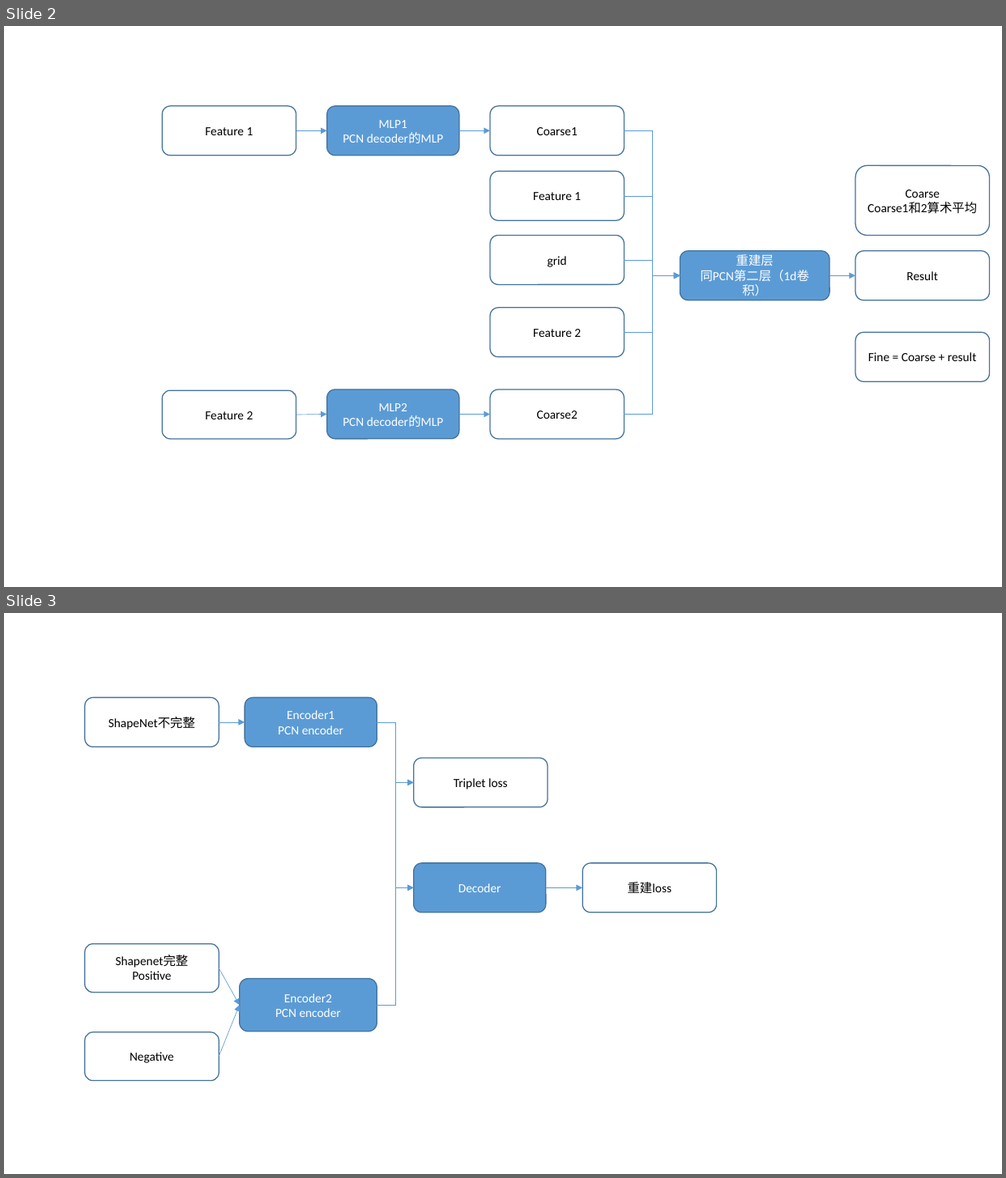
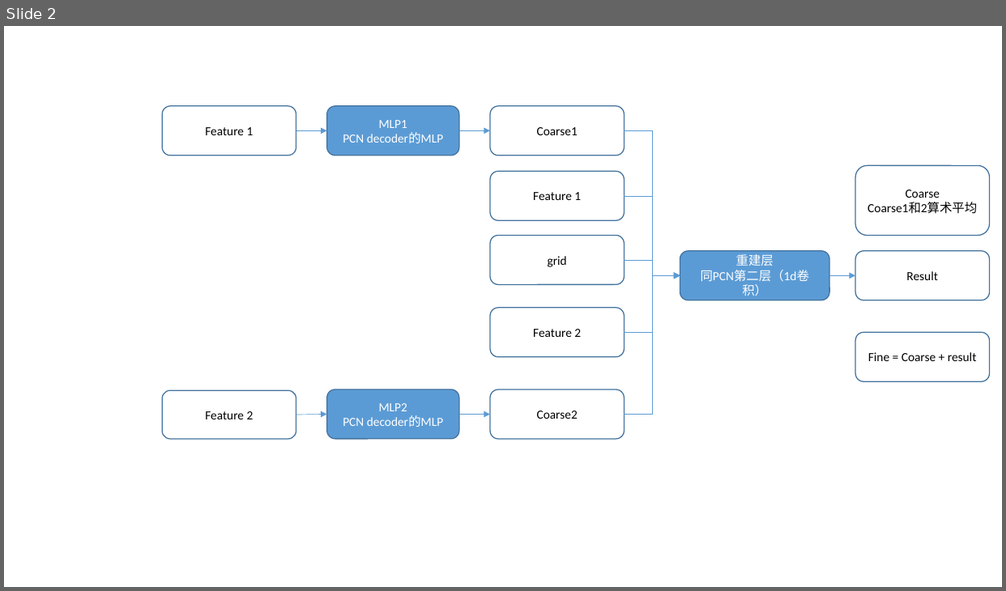
Before and after one commit to SerCharles/SPQRNet, a slide deck: note/Network.pptx. Shown one above the other, each under a label of ours: slides 2 and 3 before the commit, slide 2 after it. The pictures are 1006x1178 and 1006x591 pixels, drawn with LibreOffice and Linux fonts; fonts in the diff are those of the drawing. Boxes give left, top, right and bottom in pixels: in the first picture for what was removed or moved away, otherwise in the second. Text is boxed around its words. In the diff, an @@ line names an element or a change of style, - is before the commit and + after.

```diff
--- a/note/Network.pptx
+++ b/note/Network.pptx
@@ slide 3 removed at (4, 613, 1002, 1174), background #FFFFFF @@
@@ rounded rectangle removed at (85, 697, 219, 747) @@
-ShapeNet不完整
@@ rounded rectangle removed at (245, 697, 377, 747) @@
-Encoder1
-PCN encoder
@@ arrow removed from (219, 722) to (245, 722) @@
@@ elbow arrow removed from (377, 722) to (414, 783) @@
@@ elbow arrow removed from (377, 722) to (414, 888) @@
@@ rounded rectangle removed at (414, 758, 548, 807) @@
-Triplet loss
@@ elbow arrow removed from (377, 1005) to (414, 783) @@
@@ rounded rectangle removed at (414, 863, 546, 913) @@
-Decoder
@@ rounded rectangle removed at (582, 863, 717, 913) @@
-重建loss
@@ elbow arrow removed from (377, 1005) to (414, 888) @@
@@ arrow removed from (546, 888) to (582, 888) @@
@@ rounded rectangle removed at (85, 944, 219, 993) @@
-Shapenet完整
-Positive
@@ arrow removed from (219, 969) to (240, 1005) @@
@@ rounded rectangle removed at (240, 979, 377, 1033) @@
-Encoder2
-PCN encoder
@@ arrow removed from (219, 1057) to (240, 1005) @@
@@ rounded rectangle removed at (85, 1033, 219, 1081) @@
-Negative
```
Also in this commit, not shown: 3 slides added, 4 other files.
